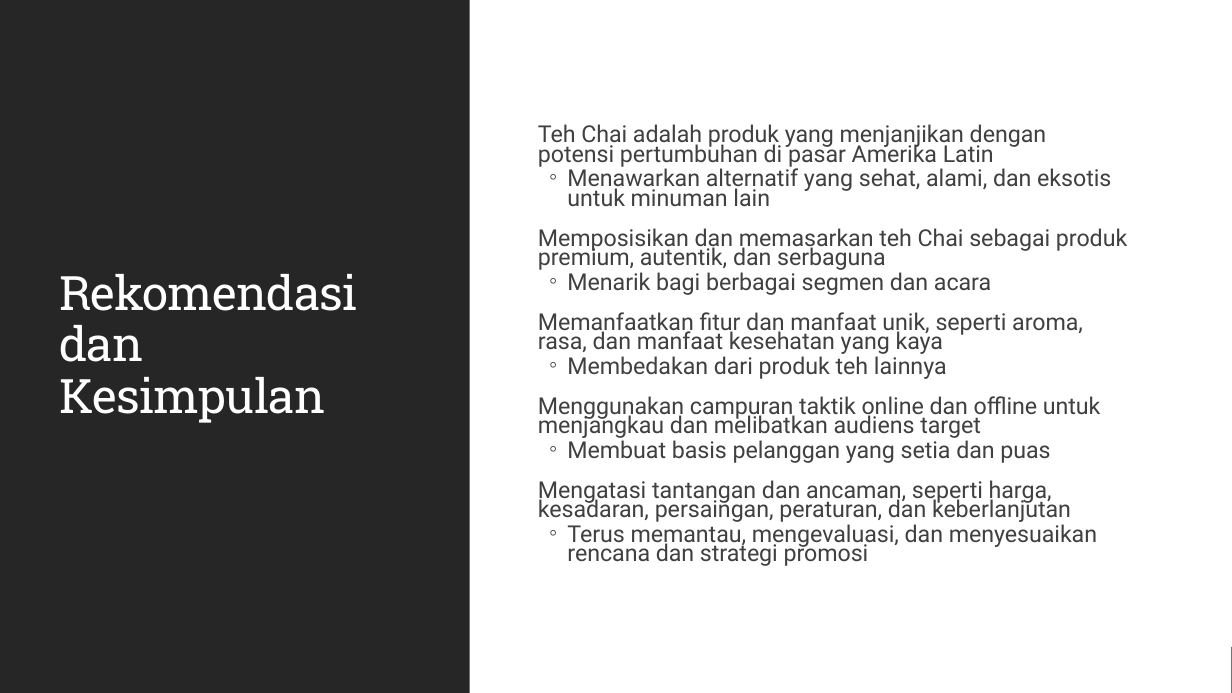
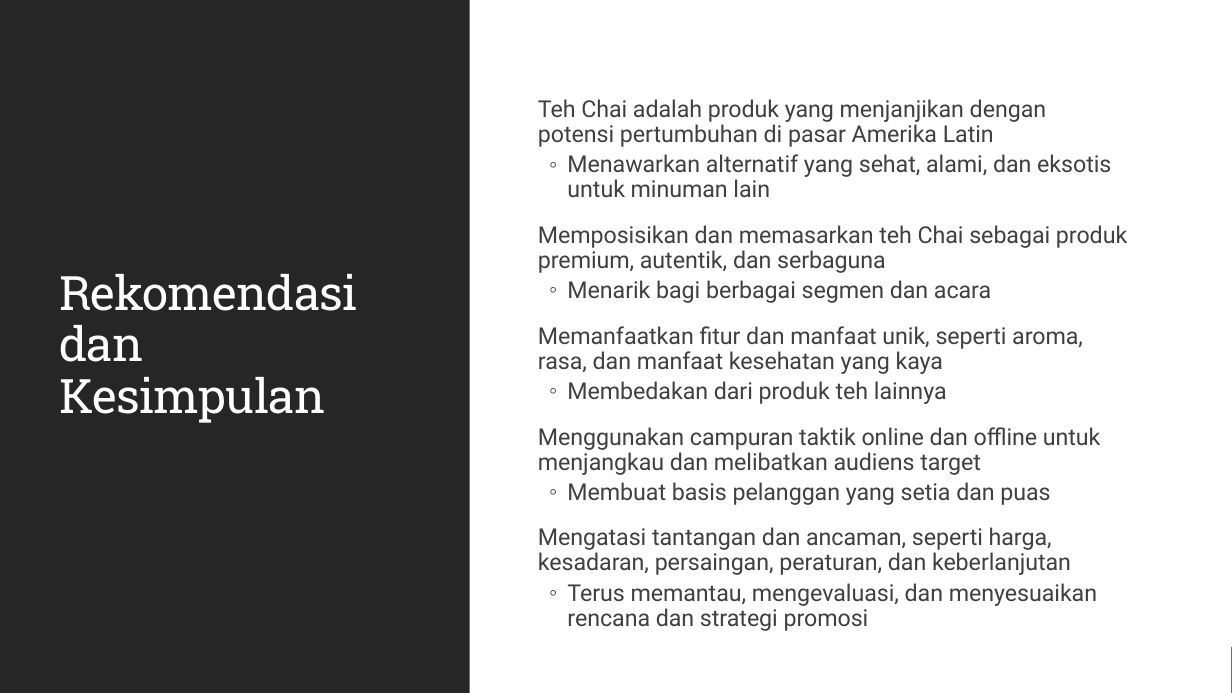
Before and after one commit to MicrosoftLearning/MS-4004-Empower-workforce-copilot-use-cases.id-id, a slide deck: slide 14 of ResourceFiles/Mystic Spice Premium Chai Market Analysis Presentation.pptx. Drawn at 1232x693 pixels with LibreOffice and Linux fonts; fonts in the diff are those of the drawing. Boxes give left, top, right and bottom in pixels: in the first picture for what was removed or moved away, otherwise in the second. Text is boxed around its words. In the diff, an @@ line names an element or a change of style, - is before the commit and + after.

```diff
--- a/ResourceFiles/Mystic Spice Premium Chai Market Analysis Presentation.pptx
+++ b/ResourceFiles/Mystic Spice Premium Chai Market Analysis Presentation.pptx
@@ text "Teh Chai adalah produk yang ..." at [538, 99, 1127, 631]: line spacing 0.7 to 0.9 @@
```
Also in this commit, not shown: 7 other slides changed, 37 other files.
